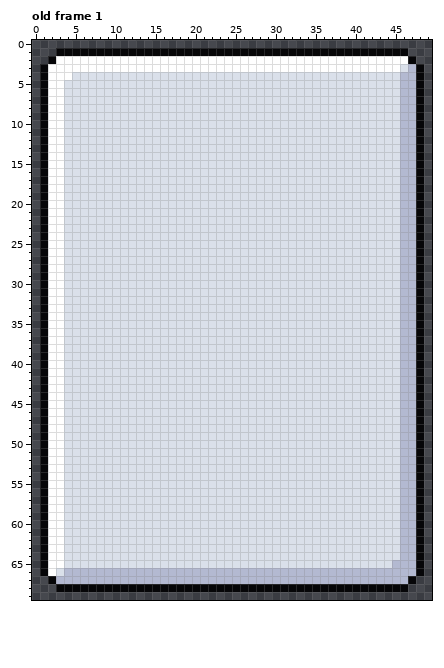
Pixel-art file: Files/Card.aseprite. That is the earlier state.
50x70 pixels, 2 frames. Shown: old frame 1. The commit also changed other frames, which this record leaves out.
And afterwards:
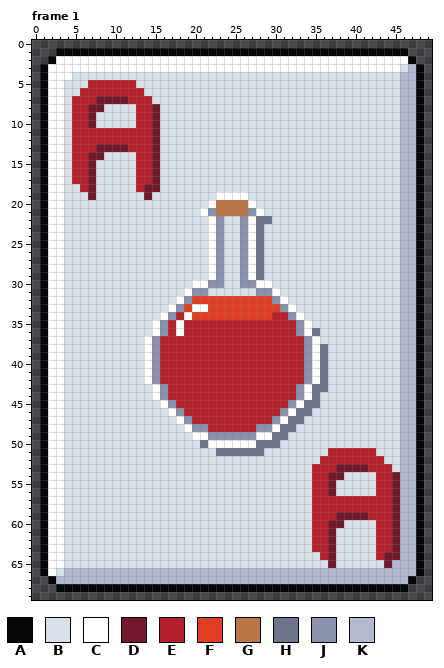
Palette (. is transparent): A #060608  B #dae0ea  C #ffffff  D #73172d  E #b4202a  F #df3e23  G #bb7547  H #6d758d  J #8b93af  K #b3b9d1
A new or re-ordered frame is compared with the old frame closest to it.
Edits made:
frames 2 -> 53
Changed rows in their new state; - is an unchanged pixel.
Frame 1 is new; against old frame 1, layer "RankSuit":
first column x 5:
 5 --EEEEEE---------------------------------
 6 -EEEEEEEE--------------------------------
 7 EEEDDDDEEE-------------------------------
 8 EEDD----EED------------------------------
 9 EED-----EED------------------------------
10 EED-----EED------------------------------
11 EEEEEEEEEED------------------------------
12 EEEEEEEEEED------------------------------
13 EEEDDDDEEED------------------------------
14 EEDD----EED------------------------------
15 EED-----EED------------------------------
16 EED-----EED------------------------------
17 EED-----EED------------------------------
18 -ED-----EDD------------------------------
19 --D------D--------CCCC-------------------
20 -----------------CGGGGC------------------
21 ----------------CJGGGGJC-----------------
22 -----------------CJ--JCHH----------------
23 -----------------CJ--JCH-----------------
24 -----------------CJ--JCH-----------------
25 -----------------CJ--JCH-----------------
26 -----------------CJ--JCH-----------------
27 -----------------CJ--JCH-----------------
28 -----------------CJ--JCH-----------------
29 -----------------CJ--JCH-----------------
30 ---------------CCJJ--JJCC----------------
31 --------------CJJ------JJC---------------
32 -------------CJFFFFFFFFFFJC--------------
33 ------------CJFCCFFFFFFFFFJC-------------
34 -----------CJECFFFFFFFFFFEEJC------------
35 ----------CJECEEEEEEEEEEEEEEJC-----------
36 ----------CJECEEEEEEEEEEEEEEJCH----------
37 ---------CJEEEEEEEEEEEEEEEEEEJC----------
38 ---------CJEEEEEEEEEEEEEEEEEEJCH---------
39 ---------CJEEEEEEEEEEEEEEEEEEJCH---------
40 ---------CJEEEEEEEEEEEEEEEEEEJCH---------
41 ---------CJEEEEEEEEEEEEEEEEEEJCH---------
42 ---------CJEEEEEEEEEEEEEEEEEEJCH---------
43 ----------CJEEEEEEEEEEEEEEEEJCHH---------
44 ----------CJEEEEEEEEEEEEEEEEJCH----------
45 -----------CJEEEEEEEEEEEEEEJCHH----------
46 ------------CJEEEEEEEEEEEEJCHH-----------
47 -------------CJEEEEEEEEEEJCHH------------
48 --------------CJJEEEEEEJJCHH-------------
49 ---------------CCJJJJJJCCHH--------------
50 ----------------HCCCCCCHHH---------------
51 ------------------HHHHHH--------EEEEEE---
52 -------------------------------EEEEEEEE--
53 ------------------------------EEEDDDDEEE-
54 ------------------------------EEDD----EED
55 ------------------------------EED-----EED
56 ------------------------------EED-----EED
57 ------------------------------EEEEEEEEEED
58 ------------------------------EEEEEEEEEED
59 ------------------------------EEEDDDDEEED
60 ------------------------------EEDD----EED
61 ------------------------------EED-----EED
62 ------------------------------EED-----EED
63 ------------------------------EED-----EED
64 -------------------------------ED-----EDD
65 --------------------------------D------D-
Changed places in both pictures, as pixel boxes (x1, y1, x2, y2):
changed: (72, 80, 400, 568)
